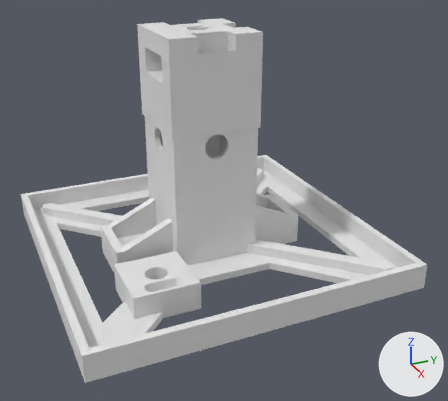
What one commit did to the Blender file blender/rbg_led_cube_v6.blend.
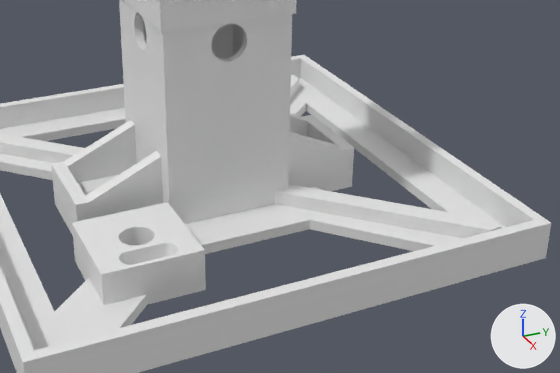
The first picture shows the older version from a 50 mm camera at (122.8, -49.3, 31.8) aimed at (6.9, 2.8, -26.1). The close-ups show both versions on the part from 15% to 97% of the width and 30% to 91% of the height of that picture. Arrows for +X, +Y and +Z are at lower right; the lights stay in place.

Script lines for the objects in view, before the commit:
```python
ob_bottom_plate_prim = bpy.data.objects.new('Bottom_plate_prim', me_cube_003)
ob_bottom_plate_prim.location = (0.0, 3.456, 9.7)
ob_inner_pilon_prim = bpy.data.objects.new('inner_pilon_prim', me_cube_001)
ob_inner_pilon_prim.location = (0.0, 0.0, 0.0)
```
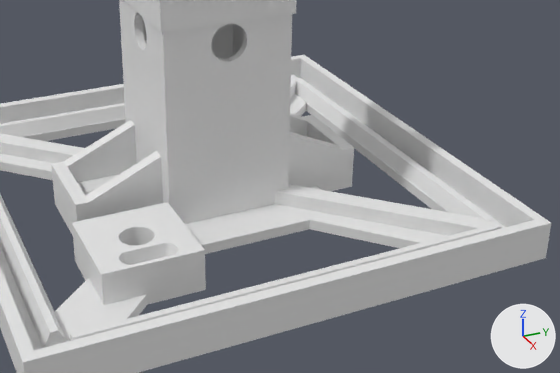
Not drawn themselves, but carrying or shaping drawn objects: ob_bottom_plate_prim, ob_bottom_plate_join_align1, ob_bottom_plate_join_align1_stabilizer, ob_bottom_plate_join_align2, ob_bottom_plate_join_align2_stabilizer.

Changed parts and their boxes [x1, y1, x2, y2] in the close-ups (560 x 373 px):
'inner_pilon_prim', modifiers changed, reshaped: [0, 0, 551, 373] in both

What changed in the scene script:
```text
Add me_cube_038:
    me_cube_038.from_pydata([(-35.0, -32.0, -42.0), (-34.0, -32.0, -39.7), (-35.0, 32.0, -42.0), (-34.0, 32.0, -39.7), (-32.0, -32.0, -42.0), (-33.0, -32.0, -39.7), (-32.0, 32.0, -42.0), (-33.0, 32.0, -39.7)], [], [(0, 1, 3, 2), (2, 3, 7, 6), (6, 7, 5, 4), (4, 5, 1, 0), (2, 6, 4, 0), (7, 3, 1, 5)])
Add me_cube_041:
    me_cube_041.from_pydata([(30.0, -33.1, -39.2), (30.0, -32.1, -36.9), (-30.0, -33.1, -39.2), (-30.0, -32.1, -36.9), (30.0, -30.1, -39.2), (30.0, -31.1, -36.9), (-30.0, -30.1, -39.2), (-30.0, -31.1, -36.9)], [], [(0, 1, 3, 2), (2, 3, 7, 6), (6, 7, 5, 4), (4, 5, 1, 0), (2, 6, 4, 0), (7, 3, 1, 5)])
Add me_cube_040:
    me_cube_040.from_pydata([(32.0, -35.0, -42.0), (32.0, -34.0, -39.7), (-32.0, -35.0, -42.0), (-32.0, -34.0, -39.7), (32.0, -32.0, -42.0), (32.0, -33.0, -39.7), (-32.0, -32.0, -42.0), (-32.0, -33.0, -39.7)], [], [(0, 1, 3, 2), (2, 3, 7, 6), (6, 7, 5, 4), (4, 5, 1, 0), (2, 6, 4, 0), (7, 3, 1, 5)])
Add me_cube_039:
    me_cube_039.from_pydata([(-33.1, -30.0, -39.2), (-32.1, -30.0, -36.9), (-33.1, 30.0, -39.2), (-32.1, 30.0, -36.9), (-30.1, -30.0, -39.2), (-31.1, -30.0, -36.9), (-30.1, 30.0, -39.2), (-31.1, 30.0, -36.9)], [], [(0, 1, 3, 2), (2, 3, 7, 6), (6, 7, 5, 4), (4, 5, 1, 0), (2, 6, 4, 0), (7, 3, 1, 5)])
Change ob_bottom_plate_prim:
    add _m = ob_bottom_plate_prim.modifiers.new('Boolean.006', 'BOOLEAN')
    add _m.object = ob_bottom_plate_join_align1
    add _m = ob_bottom_plate_prim.modifiers.new('Boolean.007', 'BOOLEAN')
    add _m.object = ob_bottom_plate_join_align2
    add _m = ob_bottom_plate_prim.modifiers.new('Boolean.008', 'BOOLEAN')
    add _m.object = ob_bottom_plate_join_align1_stabilizer
    add _m.operation = 'UNION'
    add _m = ob_bottom_plate_prim.modifiers.new('Boolean.009', 'BOOLEAN')
    add _m.object = ob_bottom_plate_join_align2_stabilizer
    add _m.operation = 'UNION'
Add ob_bottom_plate_join_align1:
    ob_bottom_plate_join_align1 = bpy.data.objects.new('bottom_plate_join_align1', me_cube_038)
    ob_bottom_plate_join_align1.location = (0.0, 0.0, 0.0)
    _m = ob_bottom_plate_join_align1.modifiers.new('Mirror', 'MIRROR')
    ob_bottom_plate_join_align1.hide_set(True)
Add ob_bottom_plate_join_align2_stabilizer:
    ob_bottom_plate_join_align2_stabilizer = bpy.data.objects.new('bottom_plate_join_align2_stabilizer', me_cube_041)
    ob_bottom_plate_join_align2_stabilizer.location = (0.0, 0.0, 0.0)
    _m = ob_bottom_plate_join_align2_stabilizer.modifiers.new('Mirror', 'MIRROR')
    _m.use_axis = (False, True, False)
    ob_bottom_plate_join_align2_stabilizer.hide_set(True)
Add ob_bottom_plate_join_align2:
    ob_bottom_plate_join_align2 = bpy.data.objects.new('bottom_plate_join_align2', me_cube_040)
    ob_bottom_plate_join_align2.location = (0.0, 0.0, 0.0)
    _m = ob_bottom_plate_join_align2.modifiers.new('Mirror', 'MIRROR')
    _m.use_axis = (False, True, False)
    ob_bottom_plate_join_align2.hide_set(True)
Add ob_bottom_plate_join_align1_stabilizer:
    ob_bottom_plate_join_align1_stabilizer = bpy.data.objects.new('bottom_plate_join_align1_stabilizer', me_cube_039)
    ob_bottom_plate_join_align1_stabilizer.location = (0.0, 0.0, 0.0)
    _m = ob_bottom_plate_join_align1_stabilizer.modifiers.new('Mirror', 'MIRROR')
    ob_bottom_plate_join_align1_stabilizer.hide_set(True)
```
